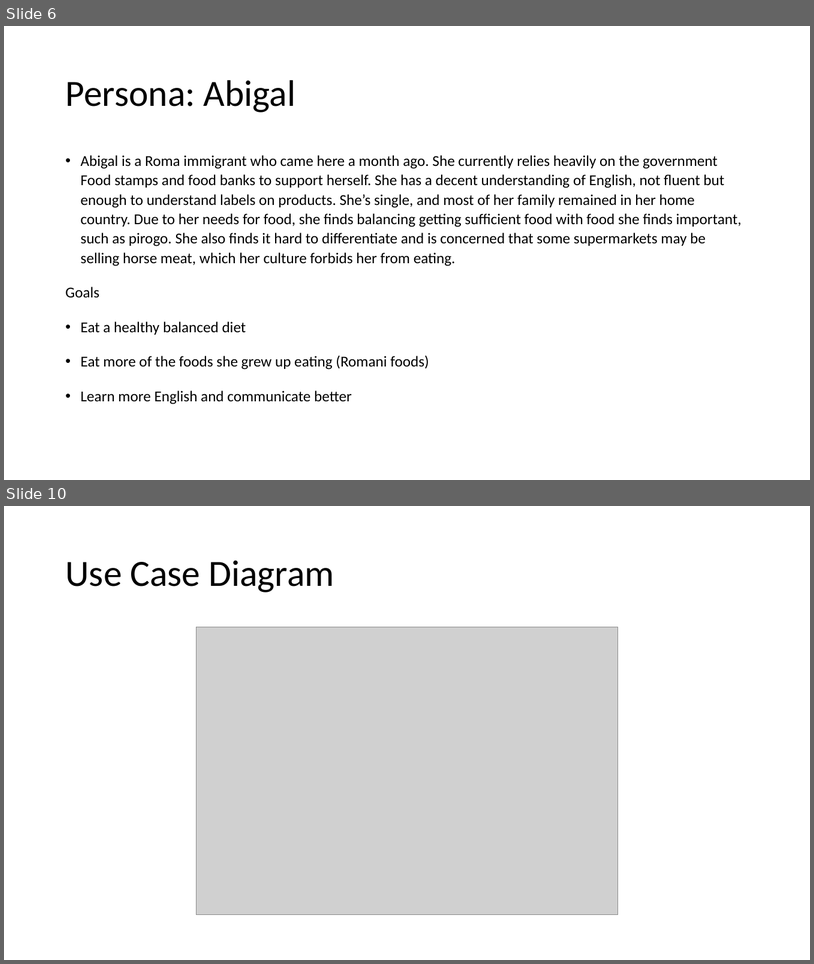
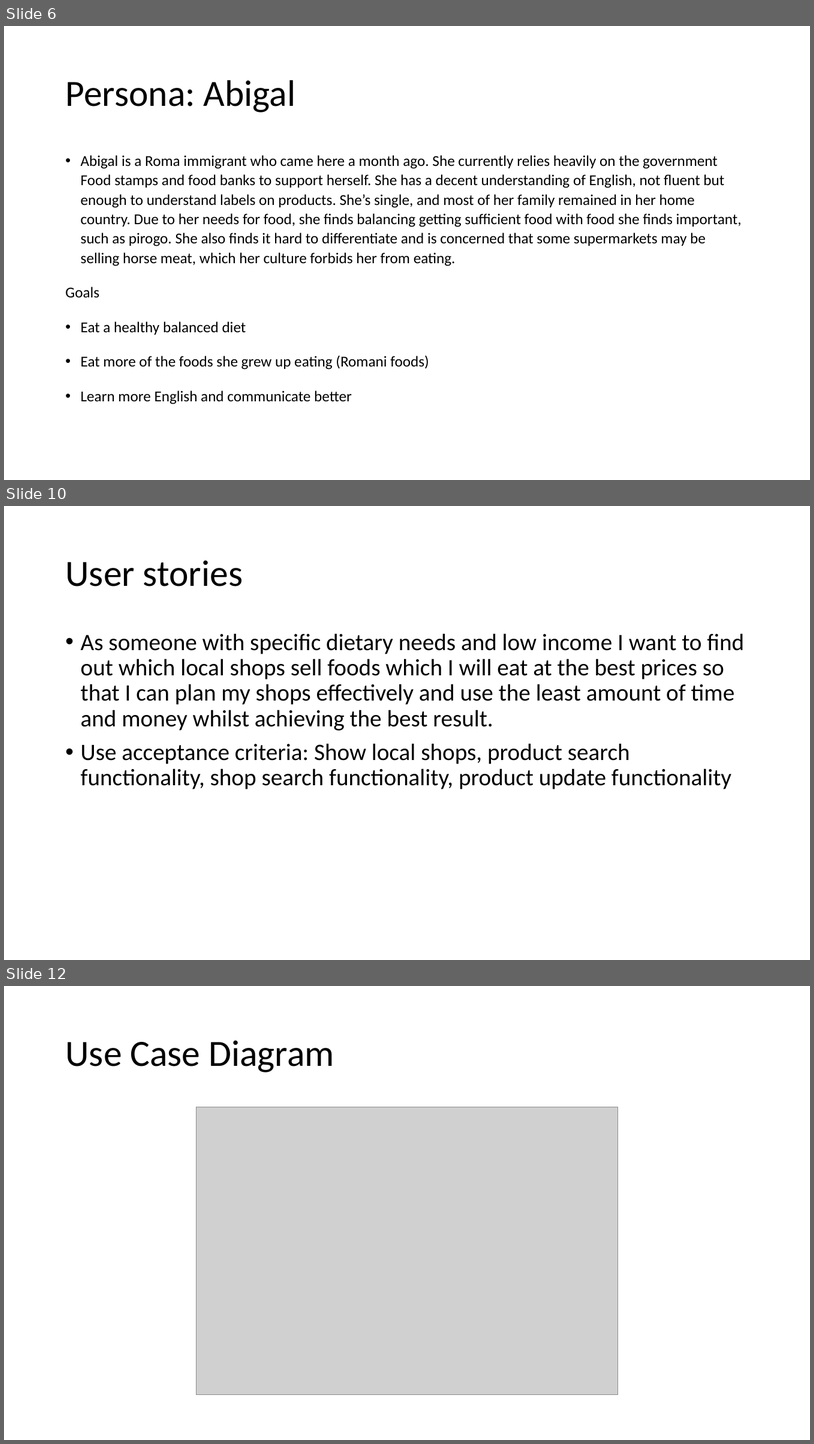
Before and after one commit to Omnikron13/synoptic-23, a slide deck: Files/Synoptic project 2023.pptx. Shown one above the other, each under a label of ours: slides 6 and 10 before the commit, slides 6, 10 and 12 after it; the slides between them are not shown. The pictures are 814x964 and 814x1444 pixels, drawn with LibreOffice and Linux fonts; fonts in the diff are those of the drawing; grey boxes stand for pictures. Boxes give left, top, right and bottom in pixels: in the first picture for what was removed or moved away, otherwise in the second. Text is boxed around its words. In the diff, an @@ line names an element or a change of style, - is before the commit and + after.

```diff
--- a/Files/Synoptic project 2023.pptx
+++ b/Files/Synoptic project 2023.pptx
@@ slide 10 added at (x1=4, y1=506, x2=810, y2=960), background #FFFFFF @@
@@ title added at (x1=65, y1=560, x2=243, y2=586), 44 pt, text #000000 @@
+User stories
@@ text added at (x1=81, y1=633, x2=744, y2=789), 28 pt, text #000000 @@
+• As someone with specific dietary needs and low income I want to find out which local shops sell foods which I will eat at the best prices so that I can plan my shops effectively and use the least amount of time and money whilst achieving the best result.
+• Use acceptance criteria: Show local shops, product search functionality, shop search functionality, product update functionality
@@ what was slide 10 is now slide 12 @@
```
Also in this commit, not shown: 4 slides changed, 1 other slide added.
